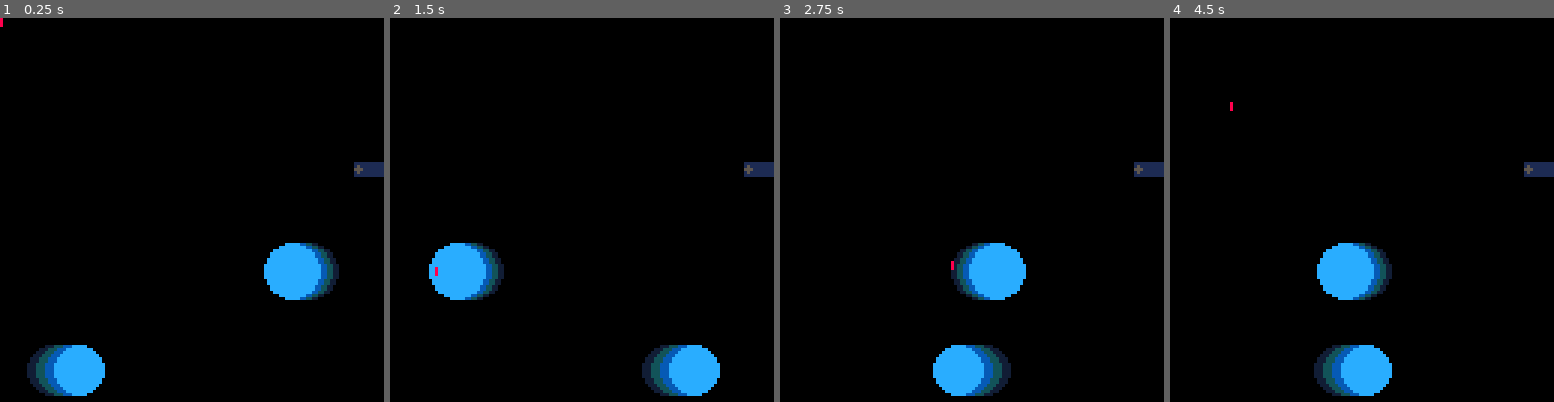
Above: before the commit, frames 1-4 (left to right).
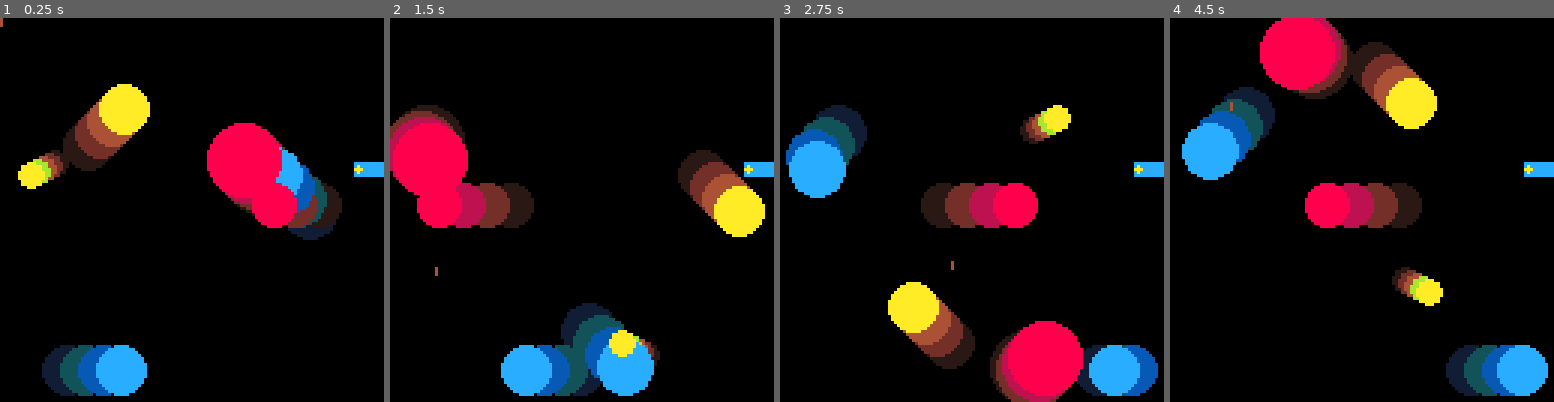
Above: after the commit, the same moments.

Repository: jesstelford/pico-8-motion-blur
Game: PICO-8 cartridge main.p8
Same seed, same stepped clock (60 frames per second), same inputs: the game is played once before the commit and once after it.
Inputs (mouse positions are in pixels of both pictures, inside the frame that each line leads up to):
- Up to frame 1 (0.25 s): no input
- Up to frame 2 (1.5 s): tap X (X key) at 0.33, 1.07 s; click (670, 121) at 0.67 s; tap O (Z key) at 0.7 s; click (436, 267) at 1.22 s
- Up to frame 3 (2.75 s): hold Right 1.6-2.1 s; tap O (Z key) at 1.7, 2.1, 2.5 s; click (887, 114) at 1.77 s; tap X (X key) at 1.85 s; hold Up 2.15-2.42 s; click (952, 259) at 2.32 s; hold Right from 2.47 s (still down)
- Up to frame 4 (4.5 s): click (1404, 106) at 2.87 s; tap O (Z key) every 0.4 s from 2.9 to 4.1 s; tap X (X key) at 2.97, 4.08 s; release Right at 3.03 s; hold Left 3.08-3.58 s; click (1465, 256) at 3.42 s; hold Down 3.63-3.97 s; click (1231, 102) at 3.97 s; hold Right from 4.02 s (still down)

The runs differ from the first frame. In frame 1, 17% of the frame differs, in the area x 0-100%, y 0-99%; in frame 2, 21%; in frame 3, 21%; in frame 4, 23%, in the area x 3-100%, y 0-99%.

Commit message:
More moving shapes

Diff:
--- a/main.lua
+++ b/main.lua
@@ -49,7 +49,7 @@
 
 shapes = {
   {
-    colors={12,13,14,15},
+    colors={1,2,3,4},
     x=0,
     y=0,
     trails=3,
@@ -59,13 +59,53 @@
     end
   },
   {
-    colors={12,13,14,15},
-    x=64,
-    y=64,
+    colors={1,2,3,4},
+    x=0,
+    y=0,
     trails=3,
     framesPerTrail=2,
     draw=function(x, y, color)
       circfill(x, y, 9, color)
+    end
+  },
+  {
+    colors={5,6,7,8},
+    x=0,
+    y=0,
+    trails=3,
+    framesPerTrail=4,
+    draw=function(x, y, color)
+      circfill(x, y, 8, color)
+    end
+  },
+  {
+    colors={5,6,7,8,9},
+    x=0,
+    y=0,
+    trails=4,
+    framesPerTrail=1,
+    draw=function(x, y, color)
+      circfill(x, y, 4, color)
+    end
+  },
+  {
+    colors={10,11,12,13},
+    x=0,
+    y=0,
+    trails=3,
+    framesPerTrail=2,
+    draw=function(x, y, color)
+      circfill(x, y, 12, color)
+    end
+  },
+  {
+    colors={10,11,12,13},
+    x=0,
+    y=0,
+    trails=3,
+    framesPerTrail=8,
+    draw=function(x, y, color)
+      circfill(x, y, 7, color)
     end
   }
 }
@@ -76,17 +116,29 @@
   init_dbg()
   -- Setup the palettes in use
   -- Colors figured out thanks to http://kometbomb.net/pico8/fadegen.html
-  pal(13, 129, 1)
-  pal(14, 131, 1)
-  pal(15, 140, 1)
+  pal(1, 12, 1)
+  pal(2, 129, 1)
+  pal(3, 131, 1)
+  pal(4, 140, 1)
+
+  pal(5, 10, 1)
+  pal(6, 128, 1)
+  pal(7, 132, 1)
+  pal(8, 4, 1)
+  pal(9, 138, 1)
+
+  pal(10, 8, 1)
+  pal(11, 128, 1)
+  pal(12, 132, 1)
+  pal(13, 136, 1)
 
   foreach(shapes, function(shape)
     -- Move it somewhere random
     shape.x=flr(rnd(112))+10
     shape.y=flr(rnd(112))+10
     -- Give it a random velocity
-    shape.vx=flr(rnd(3)) - 1
-    shape.vy=flr(rnd(3)) - 1
+    shape.vx=flr(rnd(5)) - 2
+    shape.vy=flr(rnd(5)) - 2
     if (shape.vx == 0 and shape.vy == 0) then shape.vx = 1 end
 
   end)
